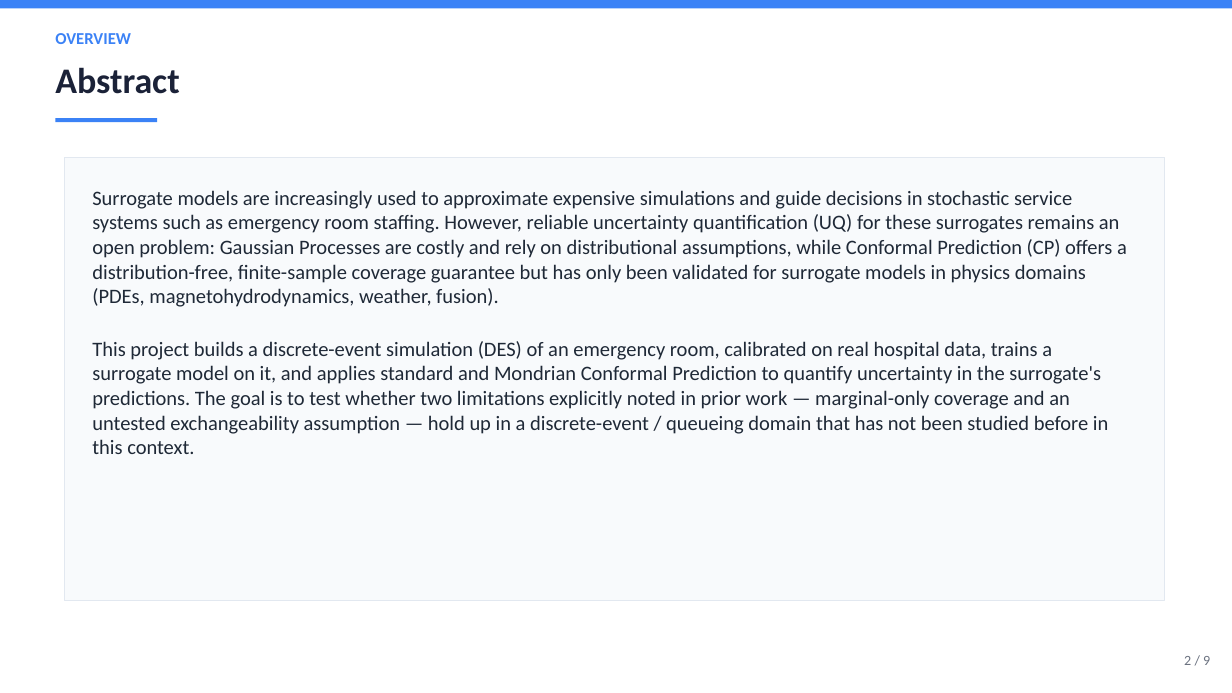
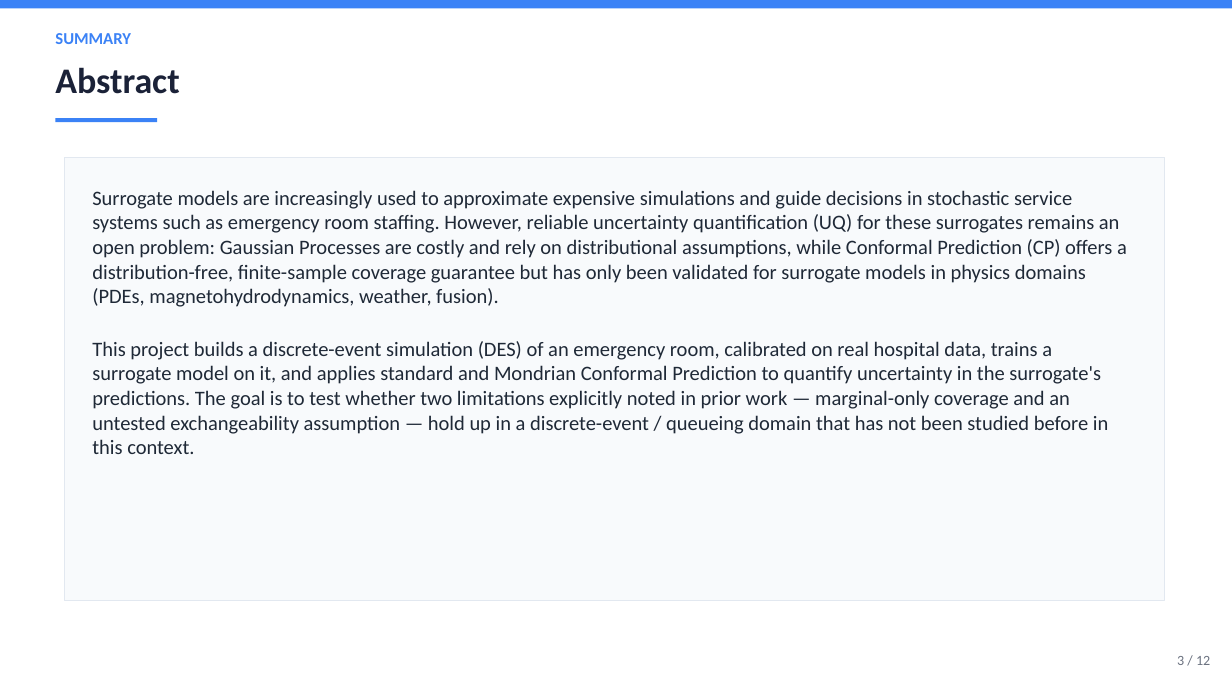
Before and after one commit to DUNE-ODYSSEY/Mondrian-Conformal-Prediction-On-Discrete-Event-Simulation, a slide deck: slide 3 of slides/zeroth_review.pptx (slide 2 before the commit). Drawn at 1232x693 pixels with LibreOffice and Linux fonts; fonts in the diff are those of the drawing. Boxes give left, top, right and bottom in pixels: in the first picture for what was removed or moved away, otherwise in the second. Text is boxed around its words. In the diff, an @@ line names an element or a change of style, - is before the commit and + after.

```diff
--- a/slides/zeroth_review.pptx
+++ b/slides/zeroth_review.pptx
@@ text at (55,33,131,44): text changed @@
-OVERVIEW
+SUMMARY
@@ text at (1177,656,1210,665): text changed @@
-2 / 9
+3 / 12
```
Also in this commit, not shown: 5 other slides changed, 6 slides added, 3 slides removed, 19 other files.
